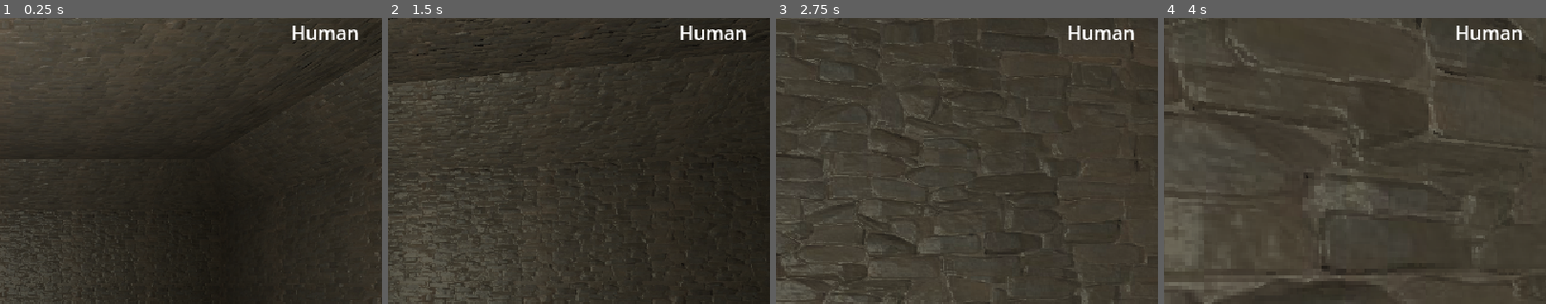
Above: before the commit, frames 1-4 (left to right).
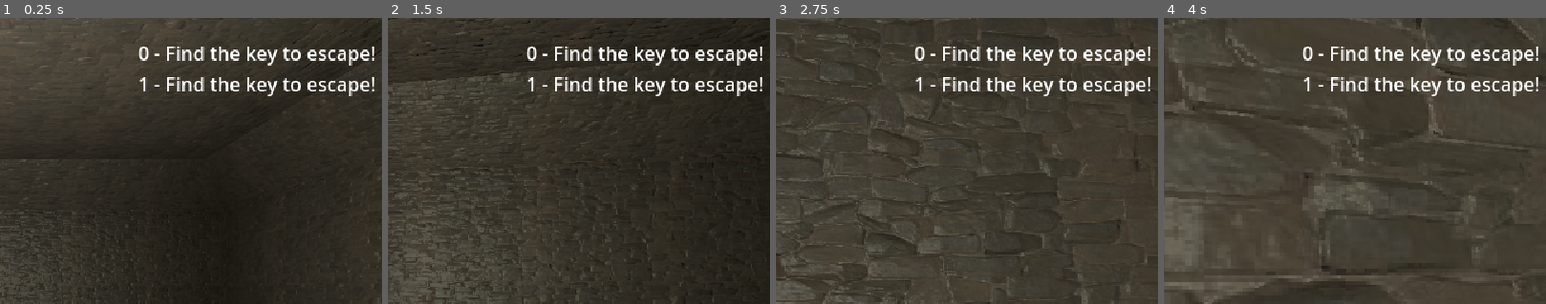
Above: after the commit, the same moments.

Repository: SpaceMoreDev/Codename_Retribution
Game: Godot game, scene res://Scenes/Main.tscn
Same seed, same stepped clock (60 frames per second), same inputs: the game is played once before the commit and once after it.
Inputs (mouse positions are % of the whole screen's width and height, from its top left):
- Up to frame 1 (0.25 s): no input
- Up to frame 2 (1.5 s): tap Enter at 0.5 s; move the mouse to (55, 50) at 0.52 s; hold W (UP) from 0.53 s (still down); right-click (55, 50) at 0.6 s; tap Space (JUMP) at 0.77 s; move the mouse to (45, 50) at 1.27 s; tap Ctrl (CROUCH) at 1.35 s
- Up to frame 3 (2.75 s): keep holding W (UP); tap Space (JUMP) at 1.52 s; move the mouse to (52, 48) at 2.02 s; click (52, 48) at 2.1 s
- Up to frame 4 (4 s): keep holding W (UP); move the mouse to (49, 52) at 2.77 s; tap R (ROTATE_OBJECT) at 2.85 s; tap Space (JUMP) at 3.02, 3.77 s; move the mouse to (57, 51) at 3.52 s; hold Shift (RUN) from 3.53 s (still down)
The pictures show only the part of the screen within x 50-100%, y 4-54%; the shares and areas given below are measured in that part.

The runs differ from the first frame. In frame 1, 3.1% of the frame differs, in the area x 36-98%, y 2-28%; in frame 2, 3.1%; in frame 3, 3.1%; in frame 4, 3.1%.

Commit message:
Added simple quests system Implemented door lock and key

Diff:
--- a/Scenes/Main.tscn
+++ b/Scenes/Main.tscn
@@ -1,12 +1,14 @@
-[gd_scene load_steps=15 format=3 uid="uid://bp755b7h6vn0g"]
+[gd_scene load_steps=19 format=3 uid="uid://bp755b7h6vn0g"]
 
 [ext_resource type="PackedScene" uid="uid://qc046bctp57n" path="res://Scenes/Packed/player.tscn" id="1_h4rhp"]
 [ext_resource type="PackedScene" uid="uid://h73t4kyno44l" path="res://Scenes/Packed/fire.tscn" id="1_ovd6b"]
 [ext_resource type="Script" path="res://Scripts/DragDoor.gd" id="2_e4tnm"]
+[ext_resource type="Script" path="res://Scripts/Door.gd" id="2_m3fmf"]
 [ext_resource type="MeshLibrary" uid="uid://dhwocby11pe5e" path="res://Assets/Data/tileset.tres" id="3_x1k75"]
 [ext_resource type="Texture2D" uid="uid://di2vyh7g3wakw" path="res://Assets/Elements/fire_01.png" id="3_xsxqd"]
 [ext_resource type="Script" path="res://Scripts/Player/PickUp.gd" id="4_2cnuk"]
 [ext_resource type="Script" path="res://Scripts/Gasoline.gd" id="5_x8ynd"]
+[ext_resource type="Script" path="res://Scripts/Key.gd" id="7_wnl16"]
 
 [sub_resource type="Environment" id="Environment_n8o2s"]
 ambient_light_energy = 0.2
@@ -27,6 +29,10 @@
 [sub_resource type="SphereShape3D" id="SphereShape3D_66nog"]
 radius = 0.350665
 
+[sub_resource type="SphereShape3D" id="SphereShape3D_3hnb1"]
+
+[sub_resource type="SphereMesh" id="SphereMesh_qmcsa"]
+
 [sub_resource type="BoxMesh" id="BoxMesh_sc8k1"]
 
 [sub_resource type="BoxShape3D" id="BoxShape3D_nup2j"]
@@ -46,6 +52,8 @@
 
 [node name="Door" type="Node3D" parent="Enviroment"]
 transform = Transform3D(-4.37114e-08, 0, 1, 0, 1, 0, -1, 0, -4.37114e-08, 3.05219, 1.03459, 0)
+script = ExtResource("2_m3fmf")
+metadata/_edit_group_ = true
 
 [node name="PhysicsDoor" type="RigidBody3D" parent="Enviroment/Door"]
 transform = Transform3D(1, 0, 0, 0, 1, 0, 0, 0, 1, 0, -0.0345901, 0)
@@ -68,6 +76,32 @@
 [node name="OpenDoor" type="Node3D" parent="Enviroment/Door"]
 script = ExtResource("2_e4tnm")
 
+[node name="Door2" type="Node3D" parent="Enviroment"]
+transform = Transform3D(-4.37114e-08, 0, 1, 0, 1, 0, -1, 0, -4.37114e-08, 2.05219, 1.03459, 3)
+script = ExtResource("2_m3fmf")
+metadata/_edit_group_ = true
+
+[node name="PhysicsDoor" type="RigidBody3D" parent="Enviroment/Door2"]
+transform = Transform3D(1, 0, 0, 0, 1, 0, 0, 0, 1, 0, -0.0345901, 0)
+collision_layer = 8
+collision_mask = 11
+axis_lock_linear_x = true
+axis_lock_linear_y = true
+axis_lock_linear_z = true
+axis_lock_angular_x = true
+axis_lock_angular_z = true
+
+[node name="MeshInstance3D" type="MeshInstance3D" parent="Enviroment/Door2/PhysicsDoor"]
+transform = Transform3D(1, 0, 0, 0, 1, 0, 0, 0, 1, -0.506304, 0, 0)
+mesh = SubResource("BoxMesh_4fqd7")
+
+[node name="CollisionShape3D" type="CollisionShape3D" parent="Enviroment/Door2/PhysicsDoor"]
+transform = Transform3D(1, 0, 0, 0, 1, 0, 0, 0, 1, -0.506304, 0, 0)
+shape = SubResource("ConvexPolygonShape3D_kb5gv")
+
+[node name="OpenDoor" type="Node3D" parent="Enviroment/Door2"]
+script = ExtResource("2_e4tnm")
+
 [node name="Decal" type="Decal" parent="Enviroment"]
 transform = Transform3D(1, 0, 0, 0, -4.37114e-08, -1, 0, 1, -4.37114e-08, 0, 1.33572, -9.46876)
 texture_albedo = ExtResource("3_xsxqd")
@@ -109,6 +143,33 @@
 transform = Transform3D(1, 0, 0, 0, 1, 0, 0, 0, 1, 0, -0.112887, -0.0241542)
 shape = SubResource("SphereShape3D_66nog")
 
+[node name="Key" type="Area3D" parent="Enviroment" node_paths=PackedStringArray("door")]
+transform = Transform3D(1, 0, 0, 0, 1, 0, 0, 0, 1, -3, 0.639394, 1.85006)
+collision_mask = 3
+script = ExtResource("7_wnl16")
+door = NodePath("../Door")
+
+[node name="CollisionShape3D" type="CollisionShape3D" parent="Enviroment/Key"]
+shape = SubResource("SphereShape3D_3hnb1")
+
+[node name="MeshInstance3D" type="MeshInstance3D" parent="Enviroment/Key"]
+transform = Transform3D(0.537004, 0, 0, 0, 0.537004, 0, 0, 0, 0.537004, 0, 0, 0)
+mesh = SubResource("SphereMesh_qmcsa")
+
+[node name="Key2" type="Area3D" parent="Enviroment" node_paths=PackedStringArray("door")]
+transform = Transform3D(1, 0, 0, 0, 1, 0, 0, 0, 1, -3, 0.639394, 5.09382)
+collision_mask = 3
+script = ExtResource("7_wnl16")
+door = NodePath("../Door2")
+AssignedQuestID = 1
+
+[node name="CollisionShape3D" type="CollisionShape3D" parent="Enviroment/Key2"]
+shape = SubResource("SphereShape3D_3hnb1")
+
+[node name="MeshInstance3D" type="MeshInstance3D" parent="Enviroment/Key2"]
+transform = Transform3D(0.537004, 0, 0, 0, 0.537004, 0, 0, 0, 0.537004, 0, 0, 0)
+mesh = SubResource("SphereMesh_qmcsa")
+
 [node name="OmniLight3D" type="OmniLight3D" parent="."]
 transform = Transform3D(1, 0, 0, 0, 1, 0, 0, 0, 1, -0.136993, 1, 4.79688)
 
--- a/Scenes/Packed/player.tscn
+++ b/Scenes/Packed/player.tscn
@@ -1,7 +1,8 @@
-[gd_scene load_steps=12 format=3 uid="uid://qc046bctp57n"]
+[gd_scene load_steps=13 format=3 uid="uid://qc046bctp57n"]
 
 [ext_resource type="Script" path="res://Scripts/Player/PlayerController.gd" id="1_ej1b3"]
 [ext_resource type="Script" path="res://Scripts/Player/PlayerStats.gd" id="1_sce2v"]
+[ext_resource type="Script" path="res://Scripts/Player/Quest.gd" id="2_774v3"]
 [ext_resource type="Texture2D" uid="uid://dxvfvq3vn03ba" path="res://NBeast_Bar.png" id="2_kkkfp"]
 [ext_resource type="Script" path="res://Scripts/Player/PlayerCamera.gd" id="2_rsliq"]
 [ext_resource type="Script" path="res://Scripts/Player/Crouching.gd" id="4_8cvhv"]
@@ -34,6 +35,10 @@
 transform = Transform3D(1, 0, 0, 0, 1, 0, 0, 0, 1, 0, -0.725078, 0)
 shape = SubResource("CapsuleShape3D_yyxpu")
 disabled = true
+
+[node name="Quest" type="Node3D" parent="." node_paths=PackedStringArray("questLabel")]
+script = ExtResource("2_774v3")
+questLabel = NodePath("../Player_UI/Tasks")
 
 [node name="Stats" type="Node3D" parent="."]
 script = ExtResource("1_sce2v")
@@ -130,19 +135,20 @@
 tint_under = Color(0, 0, 0, 1)
 tint_progress = Color(0, 0.431373, 0.921569, 1)
 
-[node name="Form" type="Label" parent="Player_UI"]
+[node name="Tasks" type="Label" parent="Player_UI"]
 anchors_preset = 1
 anchor_left = 1.0
 anchor_right = 1.0
-offset_left = -83.0
-offset_top = 13.0
-offset_right = -21.0
-offset_bottom = 46.0
+offset_left = -226.0
+offset_top = 9.0
+offset_right = -7.0
+offset_bottom = 61.0
 grow_horizontal = 0
-theme_override_font_sizes/font_size = 16
-text = "Human"
+text = "Human!
+asasda
+asdad
+asd"
 horizontal_alignment = 2
-vertical_alignment = 1
 
 [node name="TextureRect" type="TextureRect" parent="Player_UI"]
 visible = false
--- /dev/null
+++ b/Scripts/Door.gd
@@ -0,0 +1,21 @@
+extends Node
+
+class_name Door
+
+var key : DoorKey
+var questID : int
+
+var hasquest: bool = false
+
+var locked : bool = true
+
+var opened : bool = false
+
+
+func Unlock(state : bool) -> void:
+    locked = state
+
+func Complete(obj,id):
+    if(obj.get_parent() == get_parent()):
+        Global.questList.CompleteQuest(id)
+        print("%s Quest Completed!"%id)
--- a/Scripts/DragDoor.gd
+++ b/Scripts/DragDoor.gd
@@ -29,12 +29,14 @@
 
 func InteractWithDoor(door:Node3D):
 	if(door.get_parent() == get_parent()):
-		data = door
-		mouse_x = 0
-		cameraSc.locked = true
-		active = true
+		if not (get_parent() as Door).locked :
+			data = door
+			mouse_x = 0
+			cameraSc.locked = true
+			active = true
+		else:
+			print("Door locked!")
 
-var do : bool = true
 func _input(event):
 	if(active):
 		if(event is InputEventMouseMotion):
@@ -43,5 +45,14 @@
 				var eventDir = Dir * -event.relative.x * _sensitivity
 
 				data.rotate_y(eventDir.x)
-				print(data.rotation.y)
 				data.rotation.y = clamp(data.rotation.y, deg_to_rad(-110), deg_to_rad(0))
+				if data.rotation.y < 0:
+					(get_parent() as Door).opened = true
+					print("opened!")
+
+					if (get_parent() as Door).hasquest:
+						Global.questList.CompleteQuest((get_parent() as Door).questID)
+						(get_parent() as Door).hasquest = false
+				else:
+					(get_parent() as Door).opened = false
+					print("closed!")
--- a/Scripts/GlobalData.gd
+++ b/Scripts/GlobalData.gd
@@ -1,6 +1,7 @@
 extends Node
 
 static var player
+static var questList
 
-func _get_player():
+func _get_player() -> Player :
     return player
--- /dev/null
+++ b/Scripts/Key.gd
@@ -0,0 +1,24 @@
+extends Area3D
+
+class_name DoorKey
+
+@export var door : Door
+@export var AssignedQuestID : int
+var quests : QuestList
+
+
+func _ready():
+	door.key = self as DoorKey
+	door.hasquest = true
+	door.questID = AssignedQuestID
+	connect("body_entered", collected)
+	quests = Global.questList
+	quests.AddQuest(AssignedQuestID, "%s - Find the key to escape!"%AssignedQuestID)
+
+@warning_ignore("unused_parameter")
+func collected(body:Node3D):
+	door.locked = false
+	print("collected key")
+	quests.CompleteQuest(AssignedQuestID)
+	quests.AddQuest(AssignedQuestID, "key found! now go open the door")
+	queue_free()
--- a/Scripts/Player/PlayerStats.gd
+++ b/Scripts/Player/PlayerStats.gd
@@ -8,7 +8,6 @@
 
 @onready var HealthBarUI : TextureProgressBar = $"../Player_UI/HealthBar"
 @onready var StaminaBarUI : TextureProgressBar = $"../Player_UI/StaminaBar"
-@onready var FormLabelUI : Label = $"../Player_UI/Form"
 
 signal health_updated(newHealth)
 signal stamina_updated(newStamina)
@@ -42,28 +41,17 @@
 	get:
 		return Stamina
 
-var CurrentForm : FORM = FORM.HUMAN:
-	set(new_form):
-		CurrentForm = new_form
-		FormLabelUI.text = FORM.keys()[CurrentForm]
-		emit_signal("form_changed", new_form)
-	get:
-		return CurrentForm
-
 
 func _ready():
 	player = get_parent() as CharacterBody3D
 	connect("health_updated", check_health)
 	connect("stamina_updated", check_stamina)
-	connect("form_changed", check_form)
 	connect("stamina_is_zero", emptystamina)
 	player.connect("player_jumped", check_jump)
 
 func check_health(value):
 	print("Health changed to %s"%value)
 
-func check_form(form):
-	print("Changed into %s"%FORM.keys()[form])
 
 func check_stamina(value):
 	# print("Stamina changed to %s"%value)
--- /dev/null
+++ b/Scripts/Player/Quest.gd
@@ -0,0 +1,56 @@
+extends Node
+class_name QuestList
+
+class Quest:
+	signal QuestEnded(obj, id)
+	var id : int
+	var title : String
+	var complete : bool = false
+	func _init(idNum : int, task : String):
+		id = idNum
+		title = task
+		complete = false
+
+
+@export var questLabel : Label
+
+var questList = []
+
+func _ready():
+	Global.questList = self
+
+func CompleteQuest( id : int):
+	for i in questList:
+		if i.id == id:
+			i.emit_signal("QuestEnded")
+			questList.erase(i)
+			RefreshListUI()
+			return
+
+
+func GetQuest( id : int) -> Quest:
+	for i in questList:
+		if i.id == id:
+			return (i as Quest)
+
+	print("couldnt find the quest..")
+	return null
+
+func AddQuest( id : int, title : String) -> Quest:
+	var quest = Quest.new(id,title)
+	questList.append(quest)
+	RefreshListUI()
+	return quest
+
+func RefreshListUI():
+	questLabel.text = ""
+	questList.sort()
+	questList.sort_custom(sortbyID)
+	for i in questList:
+		questLabel.text += "\n"+i.title
+
+
+func sortbyID(a:Quest,b:Quest):
+	if a.id < b.id:
+		return true
+	return false
Not shown: 8 places in Assets/Data/tileset.tres that only renumber resources
